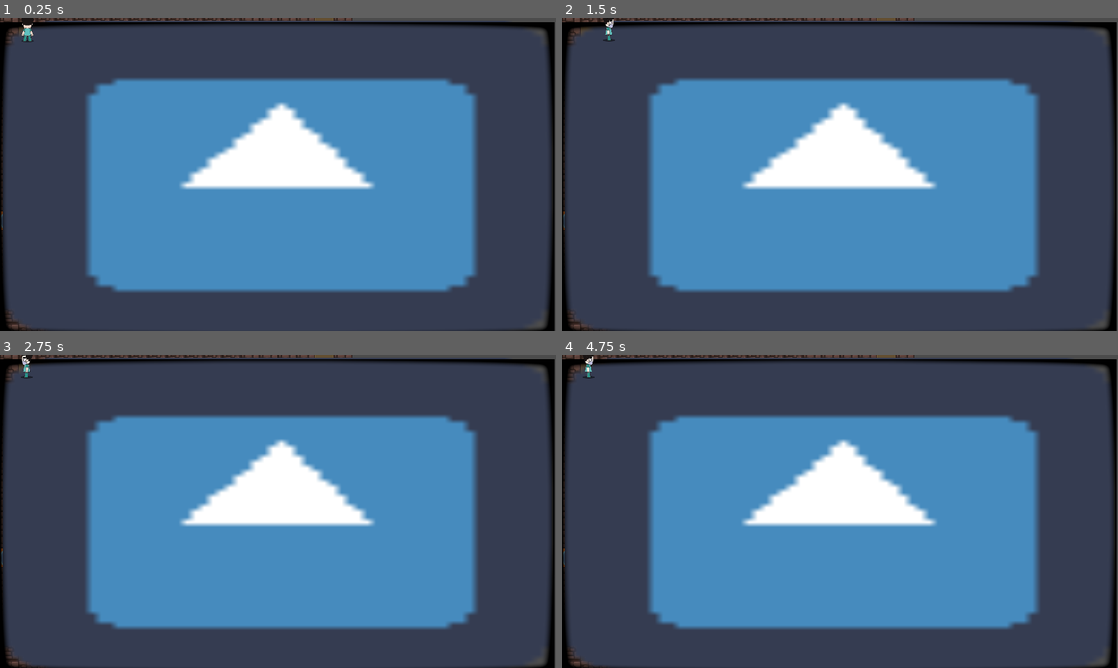
Above: before the commit, frames 1-4 (two rows, left to right).
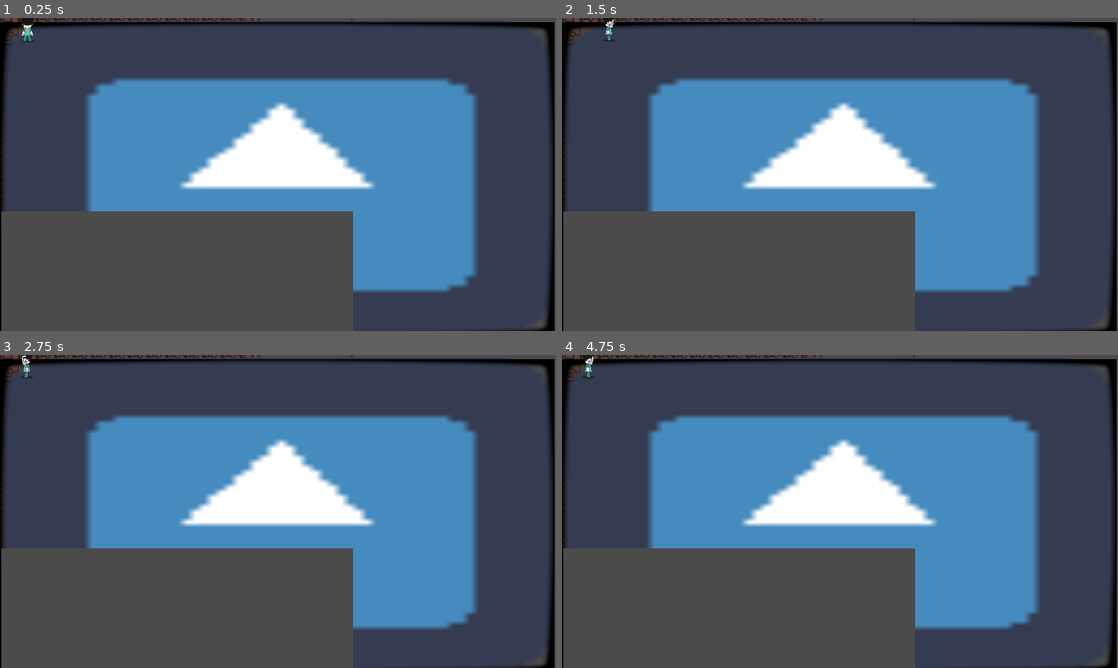
Above: after the commit, the same moments.

Repository: GaEsRaRe/UPCGameJam2018
Game: Godot game, scene res://Scenes/1-5.tscn
Two runs of this game, one before a commit and one after it. Both use one fixed random seed, a clock stepped at 60 frames per second and the inputs below. This scene is started directly instead of the project's main scene. The engine's default icon, where the game draws it, is replaced by a stand-in: a white triangle on a blue panel in a dark square.
Inputs:
- Up to frame 1 (0.25 s): no input
- Up to frame 2 (1.5 s): tap Enter at 0.5 s; hold Right (ui_right) from 0.53 s (still down); tap Up (ui_up) at 0.77 s; tap Space at 1.25 s
- Up to frame 3 (2.75 s): tap Up (ui_up) at 1.52 s; tap Enter at 2 s; release Right (ui_right) at 2.03 s; hold Left (ui_left) from 2.03 s (still down)
- Up to frame 4 (4.75 s): tap Space at 2.75, 4.25 s; release Left (ui_left) at 2.78 s; hold Right (ui_right) 2.78-4.28 s; tap Up (ui_up) at 3.02, 3.77, 4.52 s; tap Enter at 3.5 s; hold Left (ui_left) from 4.28 s (still down)

The runs differ from the first frame. In frame 1, 13% of the frame differs, in the area x 0-64%, y 0-100%; in frame 2, 13%; in frame 3, 13%; in frame 4, 13%.

Commit message:
a

Diff:
--- a/Scenes/1-4.tscn
+++ b/Scenes/1-4.tscn
@@ -10,7 +10,7 @@
 [ext_resource path="res://Assets/BlackZone.tscn" type="PackedScene" id=8]
 [ext_resource path="res://Assets/Screen.tscn" type="PackedScene" id=9]
 
-[node name="0-0" type="Node2D" index="0"]
+[node name="0-0" type="Node2D"]
 
 position = Vector2( 0, -256 )
 _sections_unfolded = [ "Transform" ]
--- a/Scenes/1-5.tscn
+++ b/Scenes/1-5.tscn
@@ -7,9 +7,10 @@
 [ext_resource path="res://Scripts/CameraShake.gd" type="Script" id=5]
 [ext_resource path="res://Assets/Player.tscn" type="PackedScene" id=6]
 [ext_resource path="res://Assets/Teleport.tscn" type="PackedScene" id=7]
-[ext_resource path="res://Assets/Screen.tscn" type="PackedScene" id=8]
+[ext_resource path="res://Assets/BlackZone.tscn" type="PackedScene" id=8]
+[ext_resource path="res://Assets/Screen.tscn" type="PackedScene" id=9]
 
-[node name="0-0" type="Node2D"]
+[node name="0-0" type="Node2D" index="0"]
 
 position = Vector2( 832, -128 )
 
@@ -139,9 +140,31 @@
 
 position = Vector2( -1216, -384 )
 
-[node name="Screen" parent="." index="20" instance=ExtResource( 8 )]
+[node name="BlackZone" parent="." index="20" instance=ExtResource( 8 )]
+
+position = Vector2( 0.769409, 66.3611 )
+
+[node name="BlackZoneSprite" parent="BlackZone" index="0"]
+
+position = Vector2( -832, -513.802 )
+scale = Vector2( 4.88648, 9.90043 )
+
+[node name="Screen" parent="." index="21" instance=ExtResource( 9 )]
 
 margin_left = -1719.0
 margin_top = -403.0
 margin_right = 178.0
 margin_bottom = 682.0
+
+[node name="BlackZone2" parent="." index="22" instance=ExtResource( 8 )]
+
+position = Vector2( 259.803, 384.284 )
+
+[node name="BlackZoneSprite" parent="BlackZone2" index="0"]
+
+position = Vector2( -1982.33, 315.699 )
+scale = Vector2( 18.9599, -6.9328 )
+
+
+[editable path="BlackZone"]
+[editable path="BlackZone2"]
Not shown: 1 places in Scenes/1-5.tscn that only renumber resources
